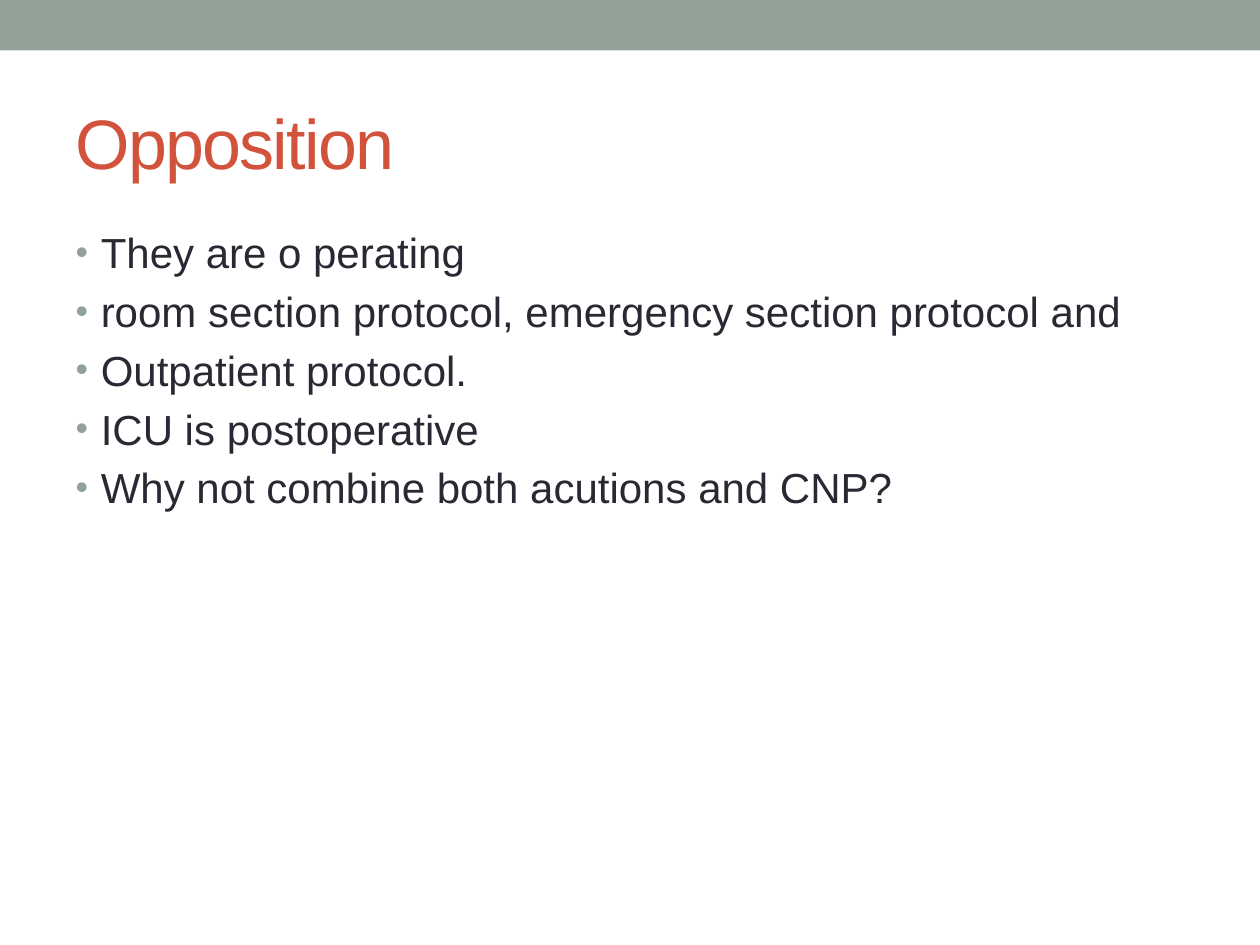
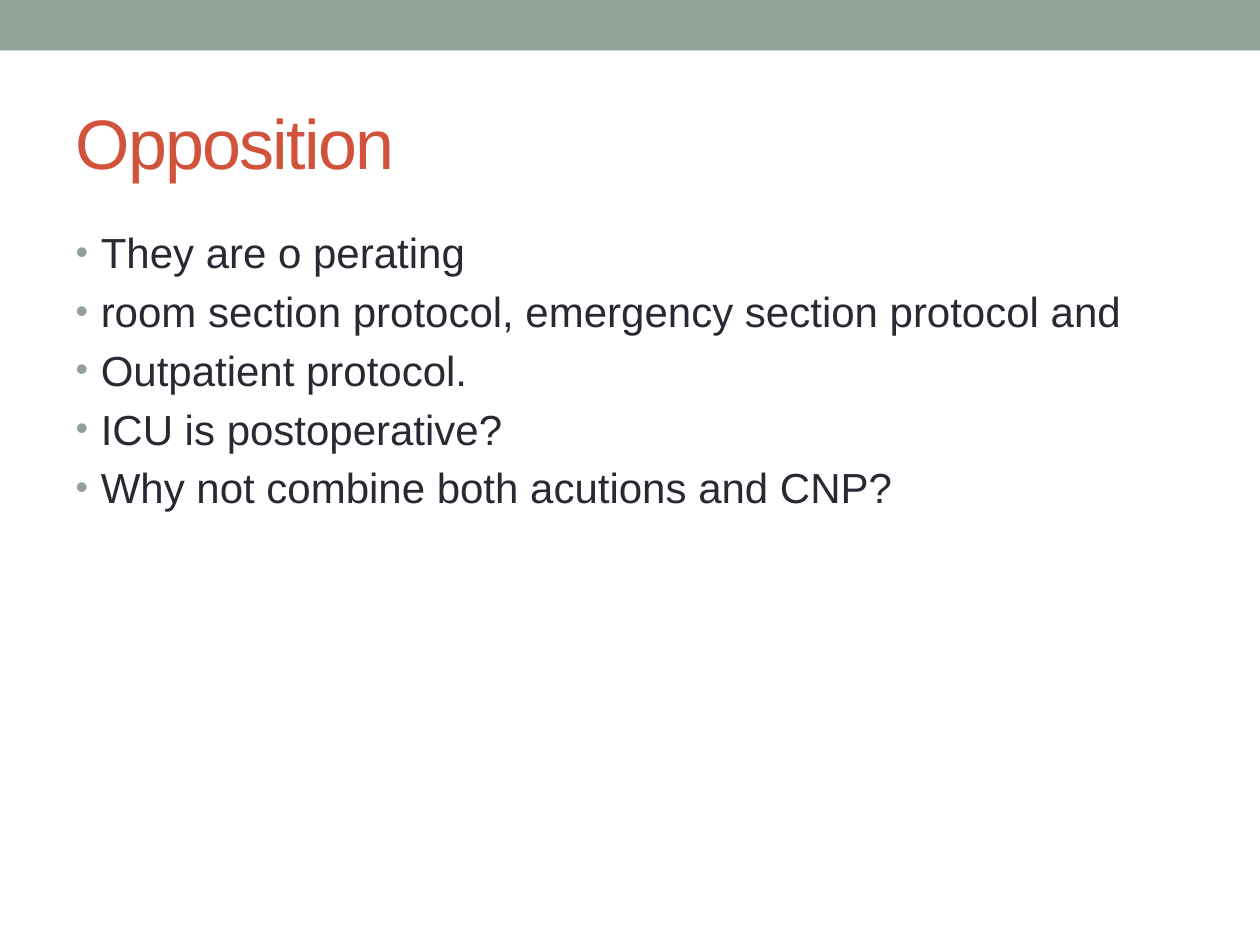
Before and after one commit to IsNull/Tacy, a slide deck: slide 12 of documentation/OperationRoom/presentation/ORP_neher_buettiker.pptx (slide 11 before the commit). Drawn at 1260x945 pixels with LibreOffice and Linux fonts; fonts in the diff are those of the drawing. Boxes give left, top, right and bottom in pixels: in the first picture for what was removed or moved away, otherwise in the second. Text is boxed around its words. In the diff, an @@ line names an element or a change of style, - is before the commit and + after.

```diff
--- a/documentation/OperationRoom/presentation/ORP_neher_buettiker.pptx
+++ b/documentation/OperationRoom/presentation/ORP_neher_buettiker.pptx
@@ text at <box>101,414,502,453</box>: text changed @@
-• ICU is postoperative
+• ICU is postoperative?
```
Also in this commit, not shown: 1 other slide changed, 1 slide added.
